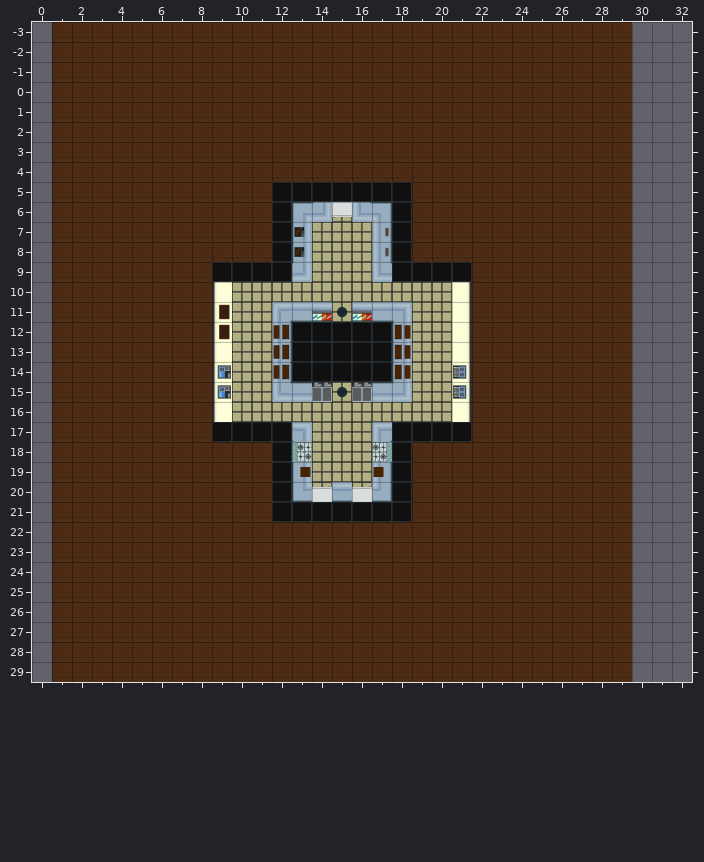
Level history. Tiled map: core/src/main/java/com/hebergames/letmecook/recursos/mapas/Sucursal_3.tmx. That is the earlier state.
Cells are 128x128 px. Shown: x 0..32, y -3..29. The old version is drawn lined up with the new one.
New version:
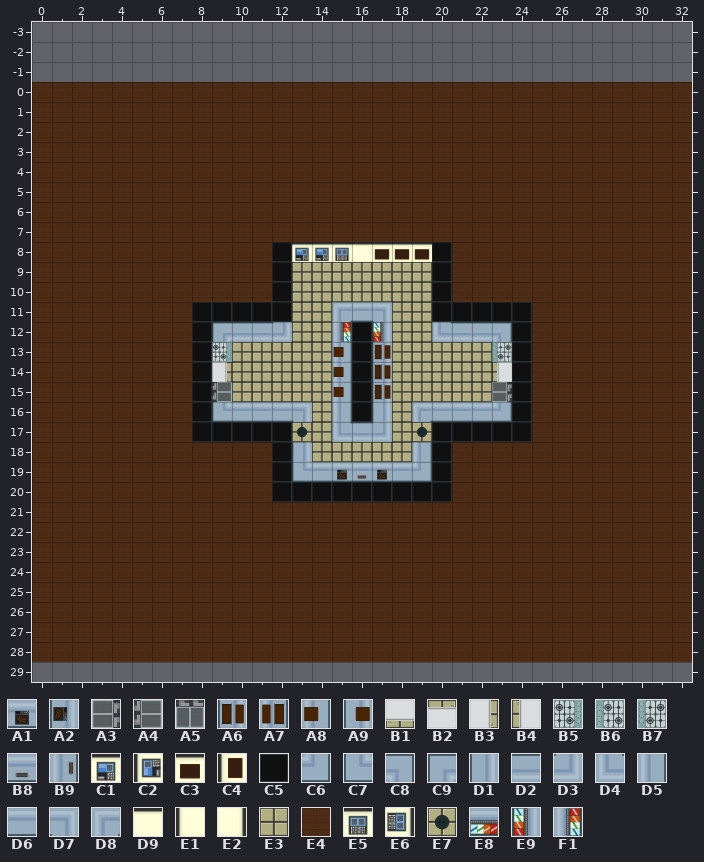
Key: from "Nivel_1": A1 0, A2 0 turned 90, A3 1, A4 1 turned 180, A5 1 turned 270, A6 2, A7 2 turned 180, A8 3 turned 270, A9 3 turned 90, B1 4, B2 4 turned 180, B3 4 turned 270, B4 4 turned 90, B5 5, B6 5 turned 180, B7 6, B8 7, B9 7 turned 270, C1 8, C2 8 turned 270, C3 9, C4 9 turned 270, C5 11, C6 12, C7 13, C8 14, C9 15, D1 16, D2 17, D3 18, D4 19, D5 20, D6 21, D7 22, D8 23, D9 24, E1 24 turned 270, E2 24 turned 90, E3 25, E4 26, E5 27, E6 27 turned 90, E7 28, E8 29 turned 180, E9 29 turned 270, F1 29 turned 90.
__ is an empty cell, .. an unchanged one.
Diff:
map size 29x33 -> 33x29 cells (old content now starts at 1,-3; both pictures use the new coordinates)
--- layer "Capa de patrones 1"
@@ x 0..32 @@
--3 .. E4 E4 E4 E4 E4 E4 E4 E4 E4 E4 E4 E4 E4 E4 E4 E4 E4 E4 E4 E4 E4 E4 E4 E4 E4 E4 E4 E4 E4 .. .. ..
--2 .. E4 E4 E4 E4 E4 E4 E4 E4 E4 E4 E4 E4 E4 E4 E4 E4 E4 E4 E4 E4 E4 E4 E4 E4 E4 E4 E4 E4 E4 .. .. ..
--1 .. E4 E4 E4 E4 E4 E4 E4 E4 E4 E4 E4 E4 E4 E4 E4 E4 E4 E4 E4 E4 E4 E4 E4 E4 E4 E4 E4 E4 E4 .. .. ..
- 0 __ .. .. .. .. .. .. .. .. .. .. .. .. .. .. .. .. .. .. .. .. .. .. .. .. .. .. .. .. .. __ __ __
- 1 __ .. .. .. .. .. .. .. .. .. .. .. .. .. .. .. .. .. .. .. .. .. .. .. .. .. .. .. .. .. __ __ __
- 2 __ .. .. .. .. .. .. .. .. .. .. .. .. .. .. .. .. .. .. .. .. .. .. .. .. .. .. .. .. .. __ __ __
- 3 __ .. .. .. .. .. .. .. .. .. .. .. .. .. .. .. .. .. .. .. .. .. .. .. .. .. .. .. .. .. __ __ __
- 4 __ .. .. .. .. .. .. .. .. .. .. .. .. .. .. .. .. .. .. .. .. .. .. .. .. .. .. .. .. .. __ __ __
- 5 __ .. .. .. .. .. .. .. .. .. .. .. C5 C5 C5 C5 C5 C5 C5 .. .. .. .. .. .. .. .. .. .. .. __ __ __
- 6 __ .. .. .. .. .. .. .. .. .. .. .. C5 C9 D3 B1 D4 C8 C5 .. .. .. .. .. .. .. .. .. .. .. __ __ __
- 7 __ .. .. .. .. .. .. .. .. .. .. .. C5 A2 E3 E3 E3 B9 C5 .. .. .. .. .. .. .. .. .. .. .. __ __ __
- 8 __ .. .. .. .. .. .. .. .. .. .. .. .. A2 E3 E3 E3 B9 C5 E4 E4 .. .. .. .. .. .. .. .. .. __ __ __
- 9 __ .. .. .. .. .. .. .. .. C5 C5 C5 .. D3 .. .. .. D4 C5 C5 .. C5 .. .. .. .. .. .. .. .. __ __ __
-10 __ .. .. .. .. .. .. .. .. E1 E3 E3 E3 .. .. .. .. .. .. .. E3 E2 .. .. .. .. .. .. .. .. __ __ __
-11 __ .. .. .. .. .. .. .. E4 C4 E3 E3 D8 D6 E8 E7 E8 D6 D7 .. E3 E2 E4 E4 E4 .. .. .. .. .. __ __ __
-12 __ .. .. .. .. .. .. .. E4 C4 E3 E3 A7 C5 C5 C5 .. C5 A6 .. E3 E2 E4 E4 E4 .. .. .. .. .. __ __ __
-13 __ .. .. .. .. .. .. .. E4 E1 .. .. A7 C5 C5 C5 .. C5 A6 .. .. E2 E4 E4 E4 .. .. .. .. .. __ __ __
-14 __ .. .. .. .. .. .. .. E4 C2 .. .. A7 C5 C5 C5 .. C5 A6 .. .. E6 E4 E4 E4 .. .. .. .. .. __ __ __
-15 __ .. .. .. .. .. .. .. E4 C2 .. .. D4 D2 A5 E7 A5 D2 D3 .. .. E6 E4 E4 E4 .. .. .. .. .. __ __ __
-16 __ .. .. .. .. .. .. .. E4 E1 E3 E3 E3 E3 .. E3 E3 E3 .. E3 E3 E2 E4 E4 E4 .. .. .. .. .. __ __ __
-17 __ .. .. .. .. .. .. .. E4 .. .. .. .. D7 .. E3 E3 D8 C5 C5 .. .. E4 E4 E4 .. .. .. .. .. __ __ __
-18 __ .. .. .. .. .. .. .. .. .. .. .. .. B6 .. .. .. B5 C5 E4 E4 .. .. .. .. .. .. .. .. .. __ __ __
-19 __ .. .. .. .. .. .. .. .. .. .. .. .. A9 E3 E3 E3 A8 C5 E4 E4 .. .. .. .. .. .. .. .. .. __ __ __
-20 __ .. .. .. .. .. .. .. .. .. .. .. .. C7 B2 D6 B2 C6 .. E4 E4 .. .. .. .. .. .. .. .. .. __ __ __
-21 __ .. .. .. .. .. .. .. .. .. .. .. C5 C5 C5 C5 C5 C5 C5 .. .. .. .. .. .. .. .. .. .. .. __ __ __
-22 __ .. .. .. .. .. .. .. .. .. .. .. .. .. .. .. .. .. .. .. .. .. .. .. .. .. .. .. .. .. __ __ __
-23 __ .. .. .. .. .. .. .. .. .. .. .. .. .. .. .. .. .. .. .. .. .. .. .. .. .. .. .. .. .. __ __ __
-24 __ .. .. .. .. .. .. .. .. .. .. .. .. .. .. .. .. .. .. .. .. .. .. .. .. .. .. .. .. .. __ __ __
-25 __ .. .. .. .. .. .. .. .. .. .. .. .. .. .. .. .. .. .. .. .. .. .. .. .. .. .. .. .. .. __ __ __
-26 __ .. .. .. .. .. .. .. .. .. .. .. .. .. .. .. .. .. .. .. .. .. .. .. .. .. .. .. .. .. __ __ __
-27 __ .. .. .. .. .. .. .. .. .. .. .. .. .. .. .. .. .. .. .. .. .. .. .. .. .. .. .. .. .. __ __ __
-28 __ .. .. .. .. .. .. .. .. .. .. .. .. .. .. .. .. .. .. .. .. .. .. .. .. .. .. .. .. .. __ __ __
-29 .. E4 E4 E4 E4 E4 E4 E4 E4 E4 E4 E4 E4 E4 E4 E4 E4 E4 E4 E4 E4 E4 E4 E4 E4 E4 E4 E4 E4 E4 .. .. ..
+-3 .. __ __ __ __ __ __ __ __ __ __ __ __ __ __ __ __ __ __ __ __ __ __ __ __ __ __ __ __ __ .. .. ..
+-2 .. __ __ __ __ __ __ __ __ __ __ __ __ __ __ __ __ __ __ __ __ __ __ __ __ __ __ __ __ __ .. .. ..
+-1 .. __ __ __ __ __ __ __ __ __ __ __ __ __ __ __ __ __ __ __ __ __ __ __ __ __ __ __ __ __ .. .. ..
+ 0 E4 .. .. .. .. .. .. .. .. .. .. .. .. .. .. .. .. .. .. .. .. .. .. .. .. .. .. .. .. .. E4 E4 E4
+ 1 E4 .. .. .. .. .. .. .. .. .. .. .. .. .. .. .. .. .. .. .. .. .. .. .. .. .. .. .. .. .. E4 E4 E4
+ 2 E4 .. .. .. .. .. .. .. .. .. .. .. .. .. .. .. .. .. .. .. .. .. .. .. .. .. .. .. .. .. E4 E4 E4
+ 3 E4 .. .. .. .. .. .. .. .. .. .. .. .. .. .. .. .. .. .. .. .. .. .. .. .. .. .. .. .. .. E4 E4 E4
+ 4 E4 .. .. .. .. .. .. .. .. .. .. .. .. .. .. .. .. .. .. .. .. .. .. .. .. .. .. .. .. .. E4 E4 E4
+ 5 E4 .. .. .. .. .. .. .. .. .. .. .. E4 E4 E4 E4 E4 E4 E4 .. .. .. .. .. .. .. .. .. .. .. E4 E4 E4
+ 6 E4 .. .. .. .. .. .. .. .. .. .. .. E4 E4 E4 E4 E4 E4 E4 .. .. .. .. .. .. .. .. .. .. .. E4 E4 E4
+ 7 E4 .. .. .. .. .. .. .. .. .. .. .. E4 E4 E4 E4 E4 E4 E4 .. .. .. .. .. .. .. .. .. .. .. E4 E4 E4
+ 8 E4 .. .. .. .. .. .. .. .. .. .. .. .. C1 C1 E5 D9 C3 C3 C3 C5 .. .. .. .. .. .. .. .. .. E4 E4 E4
+ 9 E4 .. .. .. .. .. .. .. .. E4 E4 E4 .. E3 .. .. .. E3 E3 E3 .. E4 .. .. .. .. .. .. .. .. E4 E4 E4
+10 E4 .. .. .. .. .. .. .. .. E4 E4 E4 C5 .. .. .. .. .. .. .. C5 E4 .. .. .. .. .. .. .. .. E4 E4 E4
+11 E4 .. .. .. .. .. .. .. C5 C5 C5 C5 C5 E3 E3 D8 D6 D7 E3 .. C5 C5 C5 C5 C5 .. .. .. .. .. E4 E4 E4
+12 E4 .. .. .. .. .. .. .. C5 C9 D2 D2 D3 E3 E3 F1 .. E9 E3 .. D4 D2 D2 C8 C5 .. .. .. .. .. E4 E4 E4
+13 E4 .. .. .. .. .. .. .. C5 B5 .. .. E3 E3 E3 A8 .. A6 E3 .. .. E3 E3 B7 C5 .. .. .. .. .. E4 E4 E4
+14 E4 .. .. .. .. .. .. .. C5 B3 .. .. E3 E3 E3 A8 .. A6 E3 .. .. E3 E3 B4 C5 .. .. .. .. .. E4 E4 E4
+15 E4 .. .. .. .. .. .. .. C5 A4 .. .. E3 E3 E3 A8 C5 A6 E3 .. .. E3 E3 A3 C5 .. .. .. .. .. E4 E4 E4
+16 E4 .. .. .. .. .. .. .. C5 C7 D6 D6 D6 D7 .. D5 C5 D1 .. D8 D6 D6 D6 C6 C5 .. .. .. .. .. E4 E4 E4
+17 E4 .. .. .. .. .. .. .. C5 .. .. .. .. E7 .. D4 D2 D3 E3 E7 .. .. C5 C5 C5 .. .. .. .. .. E4 E4 E4
+18 E4 .. .. .. .. .. .. .. .. .. .. .. .. D1 .. .. .. E3 E3 D5 C5 .. .. .. .. .. .. .. .. .. E4 E4 E4
+19 E4 .. .. .. .. .. .. .. .. .. .. .. .. C7 D6 A1 B8 A1 D6 C6 C5 .. .. .. .. .. .. .. .. .. E4 E4 E4
+20 E4 .. .. .. .. .. .. .. .. .. .. .. .. C5 C5 C5 C5 C5 .. C5 C5 .. .. .. .. .. .. .. .. .. E4 E4 E4
+21 E4 .. .. .. .. .. .. .. .. .. .. .. E4 E4 E4 E4 E4 E4 E4 .. .. .. .. .. .. .. .. .. .. .. E4 E4 E4
+22 E4 .. .. .. .. .. .. .. .. .. .. .. .. .. .. .. .. .. .. .. .. .. .. .. .. .. .. .. .. .. E4 E4 E4
+23 E4 .. .. .. .. .. .. .. .. .. .. .. .. .. .. .. .. .. .. .. .. .. .. .. .. .. .. .. .. .. E4 E4 E4
+24 E4 .. .. .. .. .. .. .. .. .. .. .. .. .. .. .. .. .. .. .. .. .. .. .. .. .. .. .. .. .. E4 E4 E4
+25 E4 .. .. .. .. .. .. .. .. .. .. .. .. .. .. .. .. .. .. .. .. .. .. .. .. .. .. .. .. .. E4 E4 E4
+26 E4 .. .. .. .. .. .. .. .. .. .. .. .. .. .. .. .. .. .. .. .. .. .. .. .. .. .. .. .. .. E4 E4 E4
+27 E4 .. .. .. .. .. .. .. .. .. .. .. .. .. .. .. .. .. .. .. .. .. .. .. .. .. .. .. .. .. E4 E4 E4
+28 E4 .. .. .. .. .. .. .. .. .. .. .. .. .. .. .. .. .. .. .. .. .. .. .. .. .. .. .. .. .. E4 E4 E4
+29 .. __ __ __ __ __ __ __ __ __ __ __ __ __ __ __ __ __ __ __ __ __ __ __ __ __ __ __ __ __ .. .. ..
Where, in picture pixels (left, top, right, bottom), the same in both pictures:
changed: (32, 22, 692, 682)
